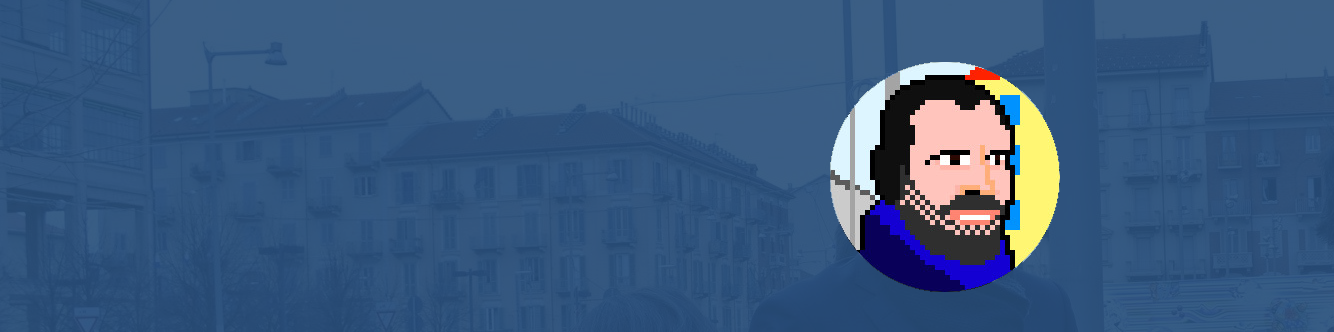
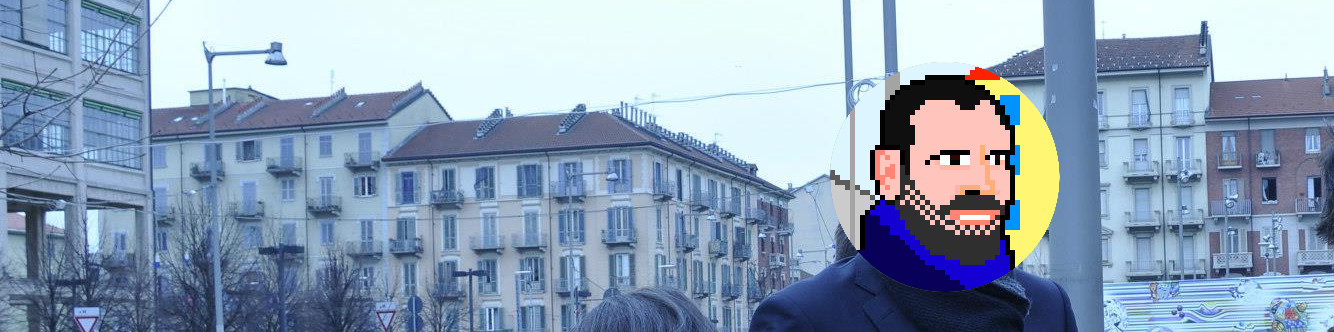
Revision of a layered 1334×332 image; what changed, layer by layer:
hid "sfond", painted on it over [0, 0, 1334, 332]
painted on "testa" over [875, 145, 905, 200]
